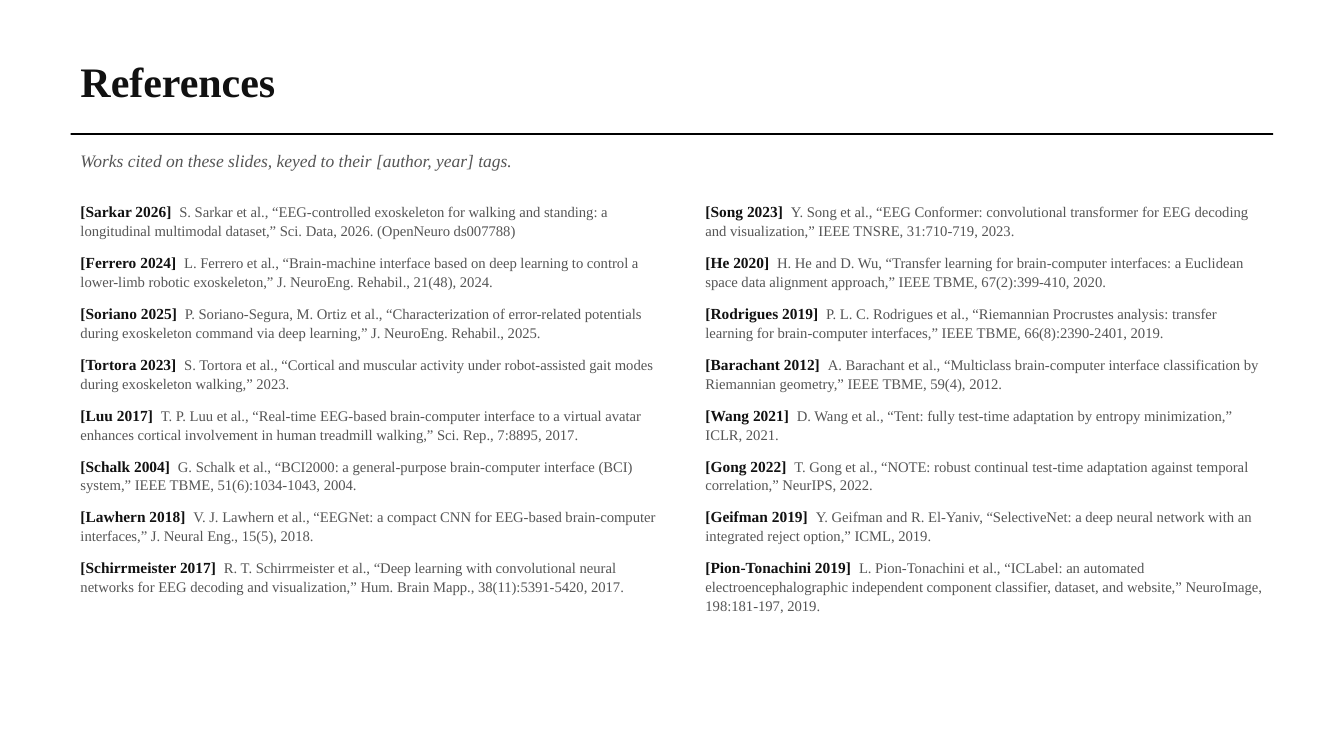
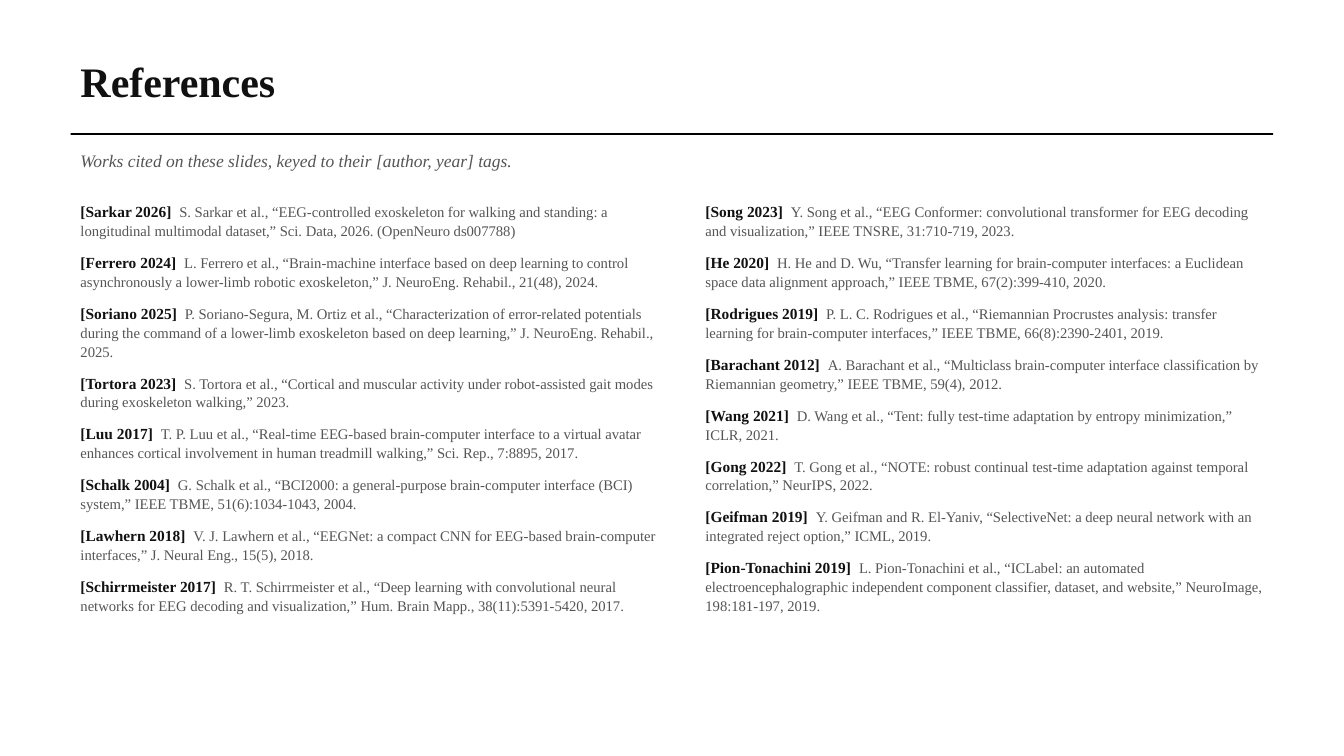
Before and after one commit to wshuv-o/calmnet, a slide deck: slide 21 of presentation/CALM-Net_midterm_presentation_final.pptx (slide 20 before the commit). Drawn at 1344x756 pixels with LibreOffice and Linux fonts; fonts in the diff are those of the drawing. Boxes give left, top, right and bottom in pixels: in the first picture for what was removed or moved away, otherwise in the second. Text is boxed around its words. In the diff, an @@ line names an element or a change of style, - is before the commit and + after.

```diff
--- a/presentation/CALM-Net_midterm_presentation_final.pptx
+++ b/presentation/CALM-Net_midterm_presentation_final.pptx
@@ text at (80, 257, 654, 357): text changed @@
-[Ferrero 2024] L. Ferrero et al., “Brain-machine interface based on deep learning to control a lower-limb robotic exoskeleton,” J. NeuroEng. Rehabil., 21(48), 2024.
-[Soriano 2025] P. Soriano-Segura, M. Ortiz et al., “Characterization of error-related potentials during exoskeleton command via deep learning,” J. NeuroEng. Rehabil., 2025.
+[Ferrero 2024] L. Ferrero et al., “Brain-machine interface based on deep learning to control asynchronously a lower-limb robotic exoskeleton,” J. NeuroEng. Rehabil., 21(48), 2024.
+[Soriano 2025] P. Soriano-Segura, M. Ortiz et al., “Characterization of error-related potentials during the command of a lower-limb exoskeleton based on deep learning,” J. NeuroEng. Rehabil., 2025.
```
Also in this commit, not shown: 1 other slide changed, 1 slide added, 4 other files.
